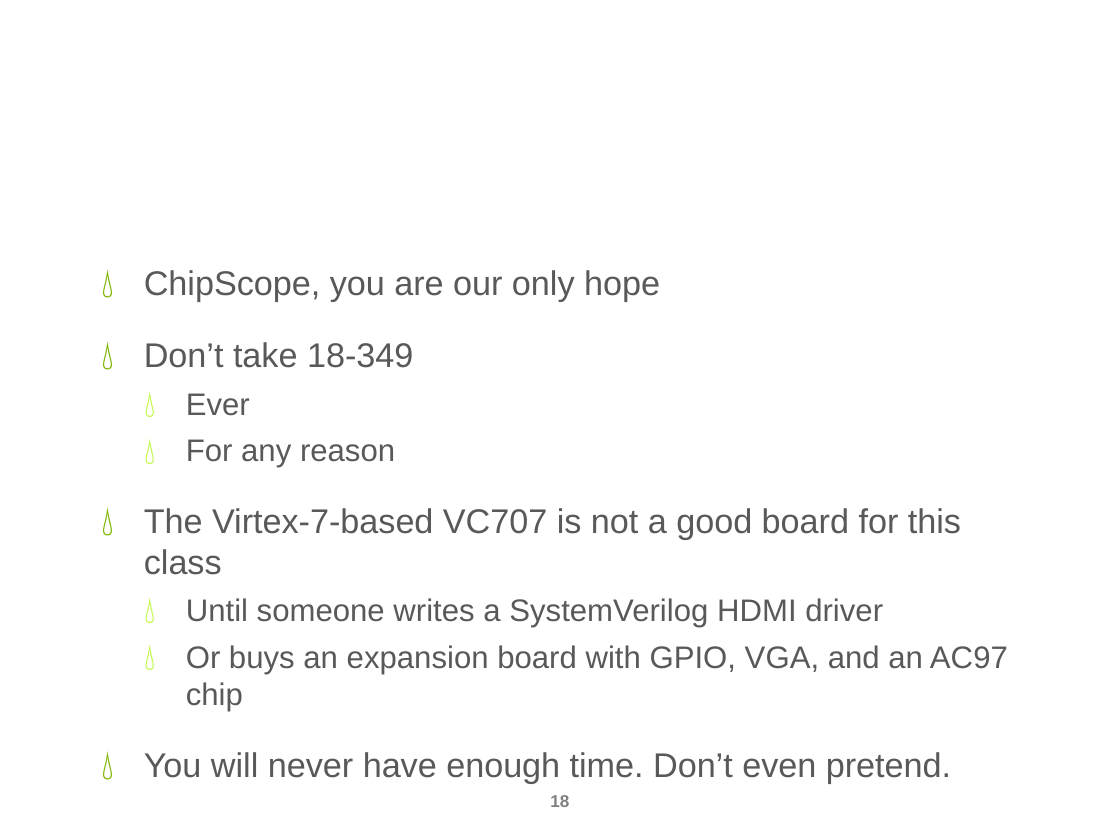
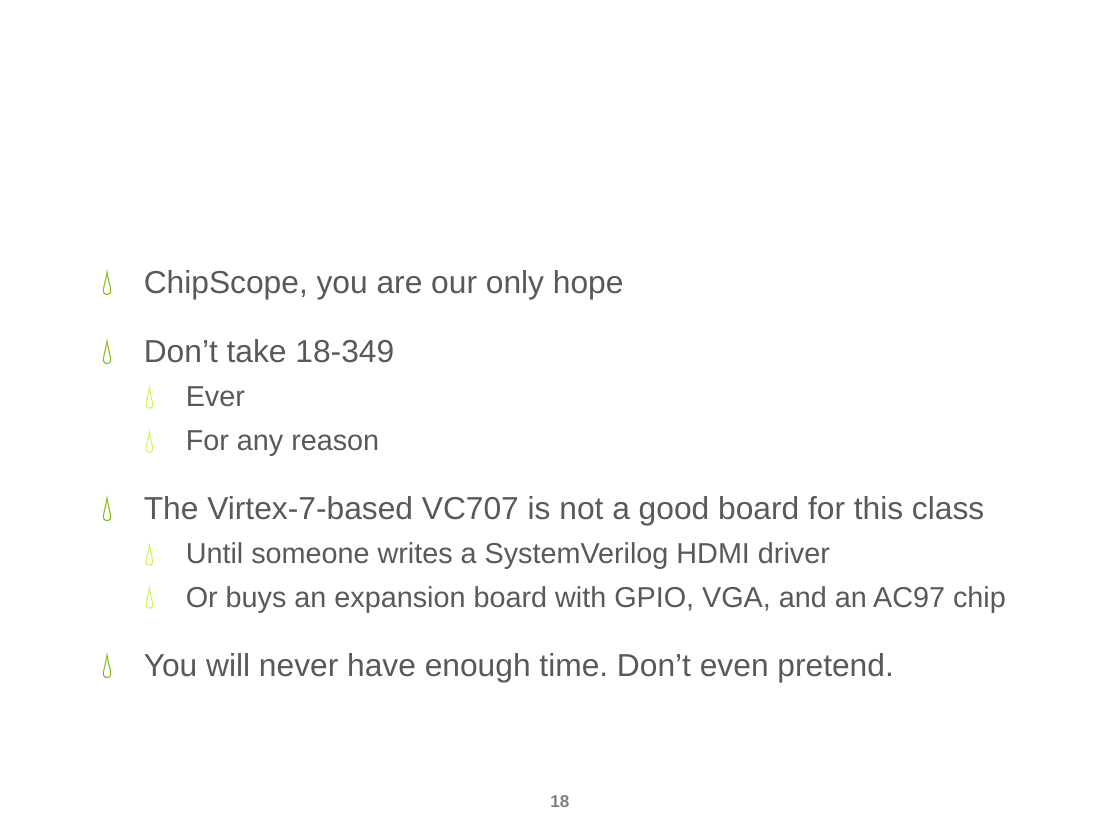
Before and after one commit to nightslide7/Gameboy, a slide deck: slide 18 of Meerkats_Presentation.pptx. Drawn at 1120x840 pixels with LibreOffice and Linux fonts; fonts in the diff are those of the drawing; background and template pictures are left out. Boxes give left, top, right and bottom in pixels: in the first picture for what was removed or moved away, otherwise in the second. Text is boxed around its words. In the diff, an @@ line names an element or a change of style, - is before the commit and + after.

```diff
--- a/Meerkats_Presentation.pptx
+++ b/Meerkats_Presentation.pptx
@@ text "ChipScope, you are our only ..." at <box>144,270,1006,681</box>: size 22 to 20.4 pt in "ChipScope, you are our only hope", "Don’t take 18-349", "The Virtex-7-based VC707 is not a good ...", "You will never have enough time. Don’t ..."; size 20 to 18.5 pt in "Ever", "For any reason", "Until someone writes a SystemVerilog HDMI driver", "Or buys an expansion board with GPIO, ..." @@
```
Also in this commit, not shown: 1 other slide changed.
